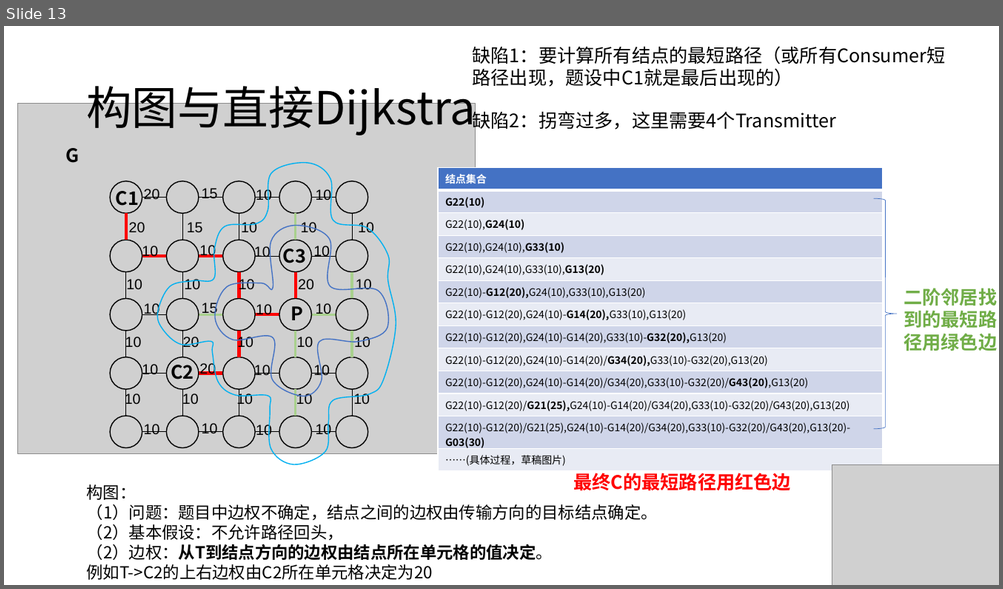
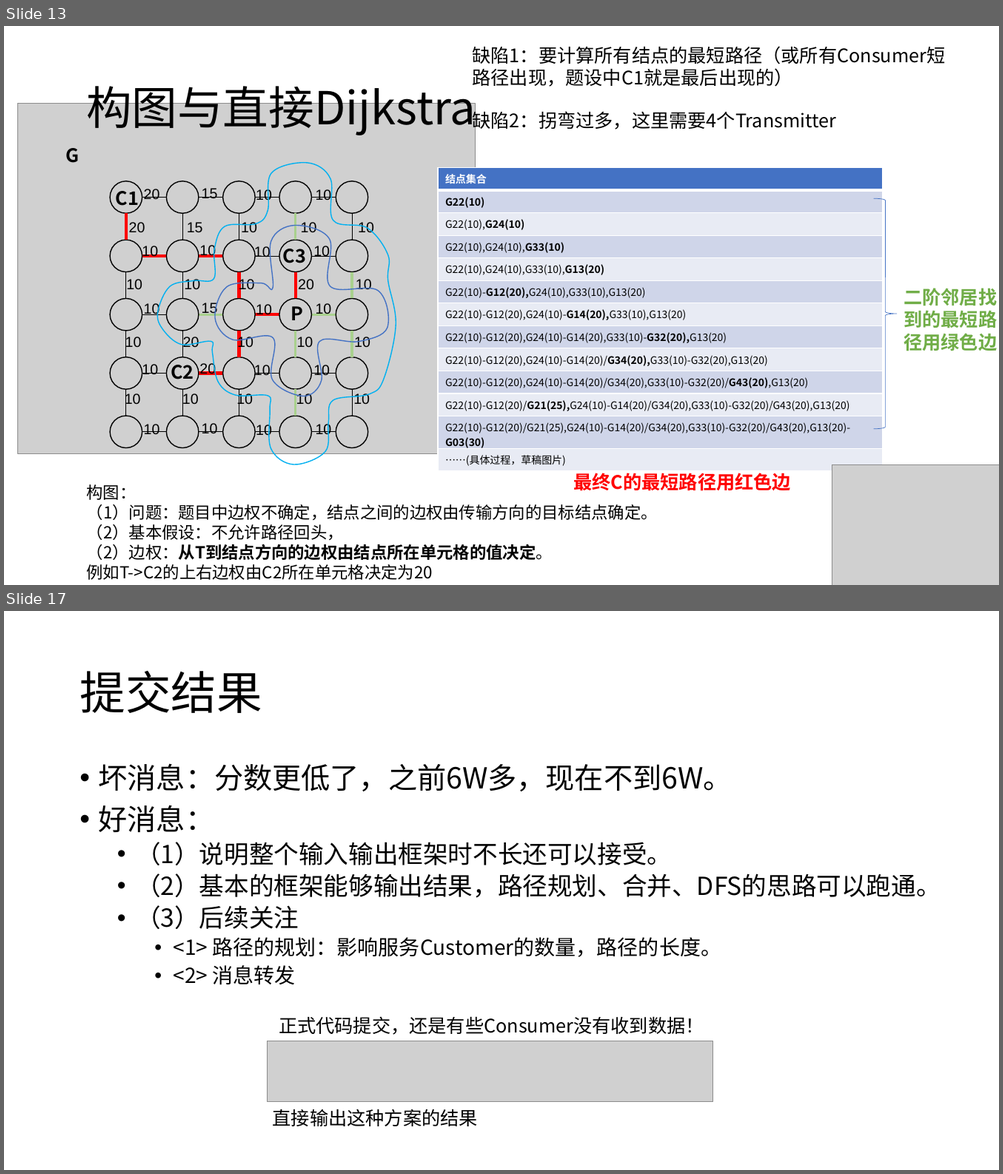
Before and after one commit to HuangDDU/hzy_algorithm, a slide deck: huawei/示例输入输出.pptx. Shown one above the other, each under a label of ours: slide 13 before the commit, slides 13 and 17 after it; the slides between them are not shown. The pictures are 1003x589 and 1003x1174 pixels, drawn with LibreOffice and Linux fonts; fonts in the diff are those of the drawing; grey boxes stand for pictures. Boxes give left, top, right and bottom in pixels: in the first picture for what was removed or moved away, otherwise in the second. Text is boxed around its words. In the diff, an @@ line names an element or a change of style, - is before the commit and + after.

Commit message:
23_12_18地图构建与最短路径

```diff
--- a/huawei/示例输入输出.pptx
+++ b/huawei/示例输入输出.pptx
@@ slide 17 added at <box>4,611,999,1170</box>, background #FFFFFF @@
@@ title added at <box>79,671,262,713</box>, 44 pt, text #000000 @@
+提交结果
@@ text added at <box>99,763,941,985</box>, 24 pt, text #000000 @@
+• 坏消息：分数更低了，之前6W多，现在不到6W。
+• 好消息：
+  • （1）说明整个输入输出框架时不长还可以接受。
+  • （2）基本的框架能够输出结果，路径规划、合并、DFS的思路可以跑通。
+  • （3）后续关注
+    • <1> 路径的规划：影响服务Customer的数量，路径的长度。
+    • <2> 消息转发
@@ text added at <box>279,1017,703,1035</box>, 18 pt, text #000000 @@
+正式代码提交，还是有些Consumer没有收到数据！
@@ picture added at <box>267,1042,713,1102</box> @@
@@ text added at <box>273,1109,478,1127</box>, 18 pt, text #000000 @@
+直接输出这种方案的结果
```
Also in this commit, not shown: 3 slides changed, 5 other slides added, 6 other files.
